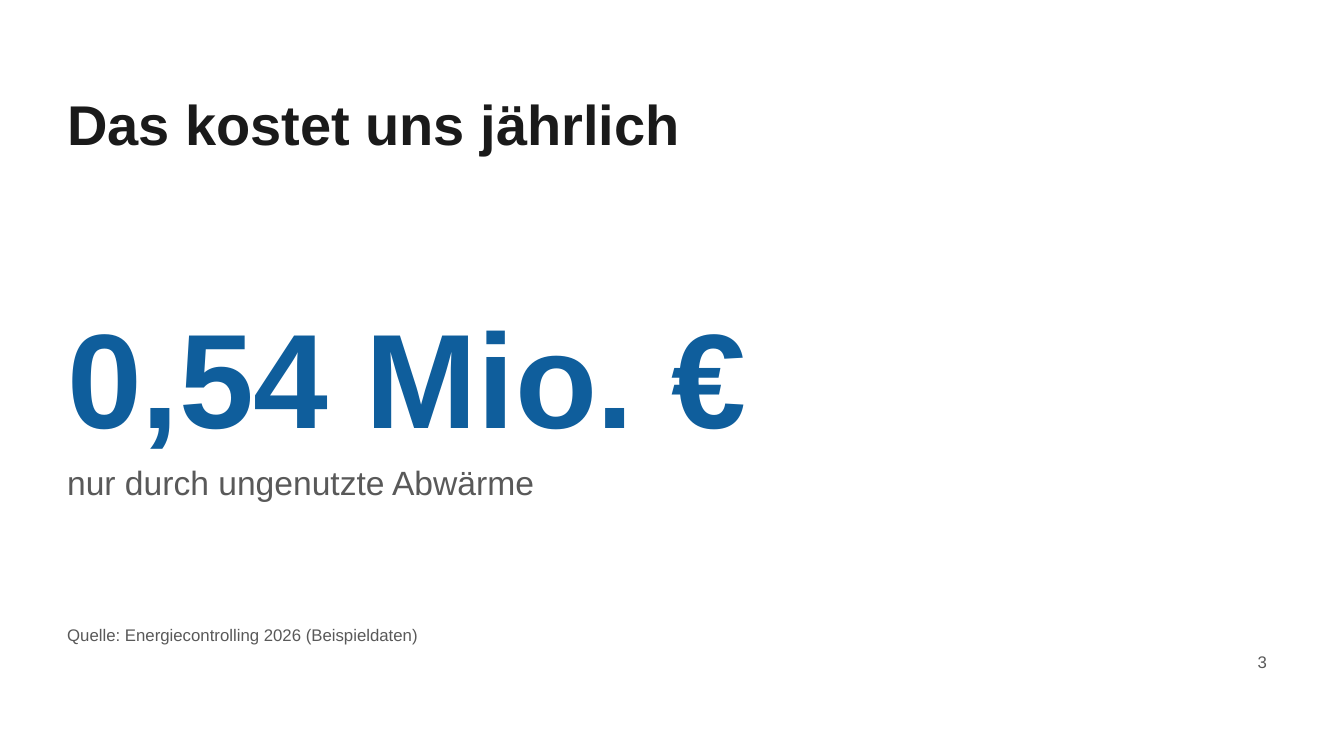
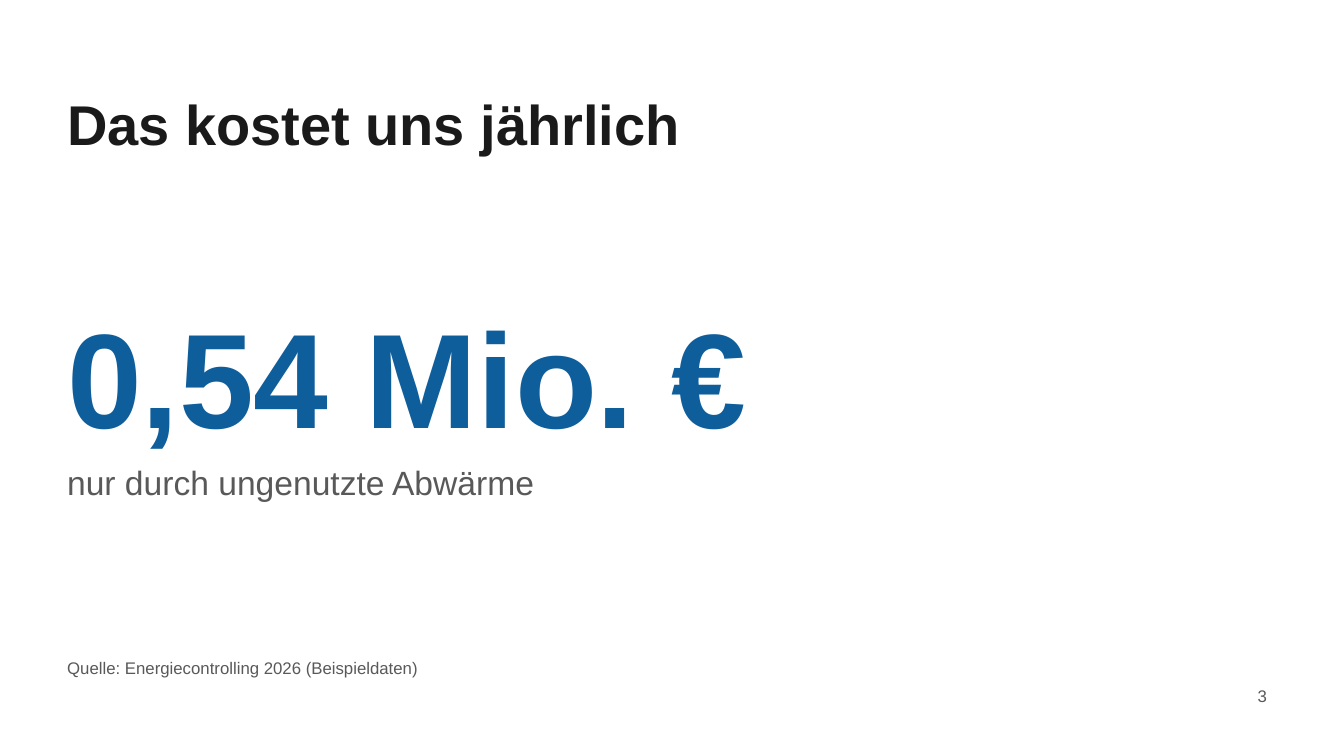
Before and after one commit to Mhahx/SlideCraft, a slide deck: slide 3 of examples/patterns/talk.pptx. Drawn at 1344x756 pixels with LibreOffice and Linux fonts; fonts in the diff are those of the drawing. Boxes give left, top, right and bottom in pixels: in the first picture for what was removed or moved away, otherwise in the second. Text is boxed around its words. In the diff, an @@ line names an element or a change of style, - is before the commit and + after.

```diff
--- a/examples/patterns/talk.pptx
+++ b/examples/patterns/talk.pptx
@@ text "Quelle: Energiecontrolling 2026 (Beispieldaten)": place and size @@
-text "Quelle: Energiecontrolling 2026 (Beispieldaten)" at bbox=[67, 629, 418, 645]
+text "Quelle: Energiecontrolling 2026 (Beispieldaten)" at bbox=[67, 662, 418, 678]
@@ page number: place and size @@
-page number at bbox=[1258, 656, 1267, 668]
+page number at bbox=[1258, 690, 1267, 702]
```
Also in this commit, not shown: 1 other slide changed, 34 other files.
